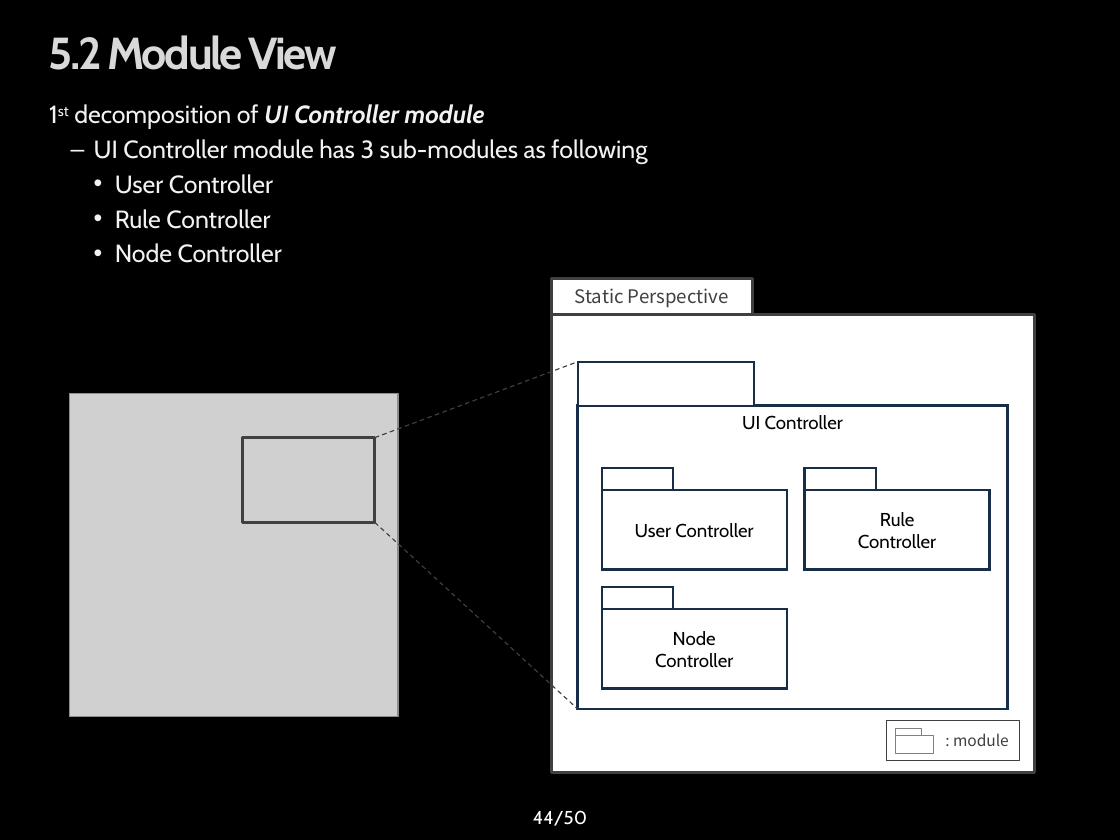
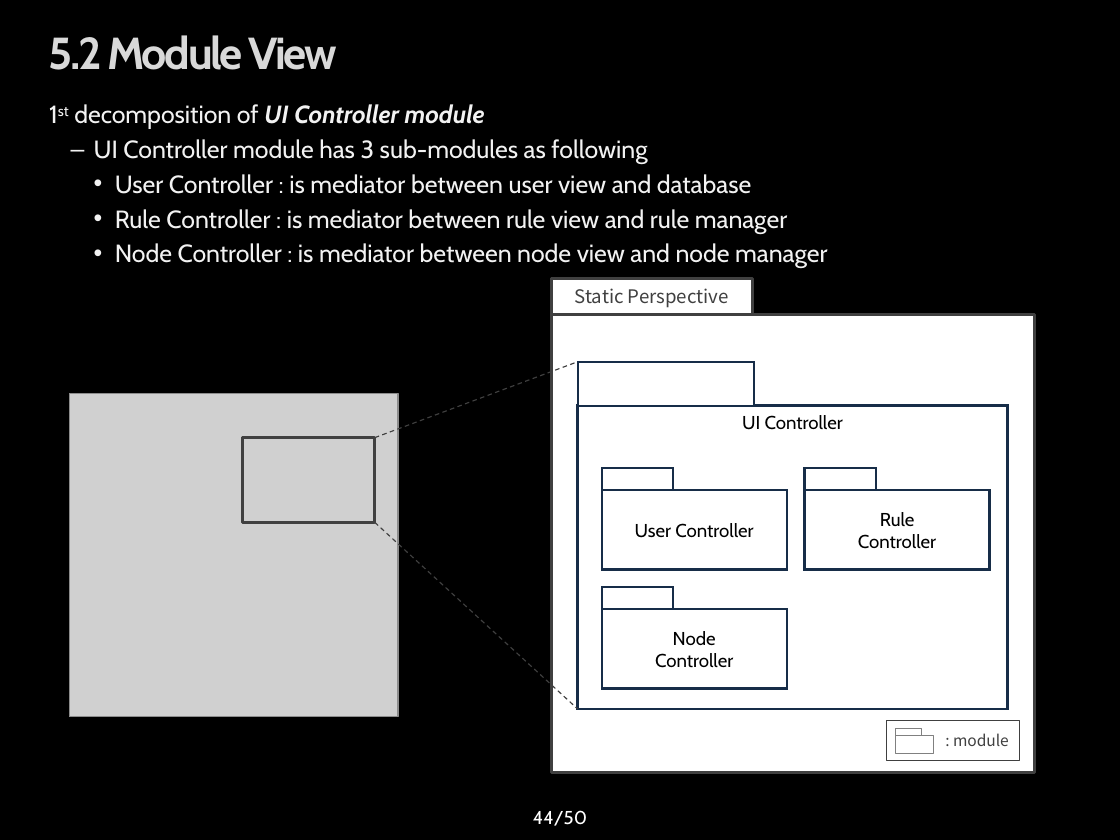
Before and after one commit to youkkwon/smarthome, a slide deck: slide 44 of doc/IoT System Initial Presentation_0609.pptx. Drawn at 1120x840 pixels with LibreOffice and Linux fonts; fonts in the diff are those of the drawing; grey boxes stand for pictures; background and template pictures are left out. Boxes give left, top, right and bottom in pixels: in the first picture for what was removed or moved away, otherwise in the second. Text is boxed around its words. In the diff, an @@ line names an element or a change of style, - is before the commit and + after.

```diff
--- a/doc/IoT System Initial Presentation_0609.pptx
+++ b/doc/IoT System Initial Presentation_0609.pptx
@@ text at <box>115,174,827,268</box>: text changed @@
-    • User Controller
-    • Rule Controller
-    • Node Controller
+    • User Controller : is mediator between user view and database
+    • Rule Controller : is mediator between rule view and rule manager
+    • Node Controller : is mediator between node view and node manager
```
Also in this commit, not shown: 1 other slide changed.
